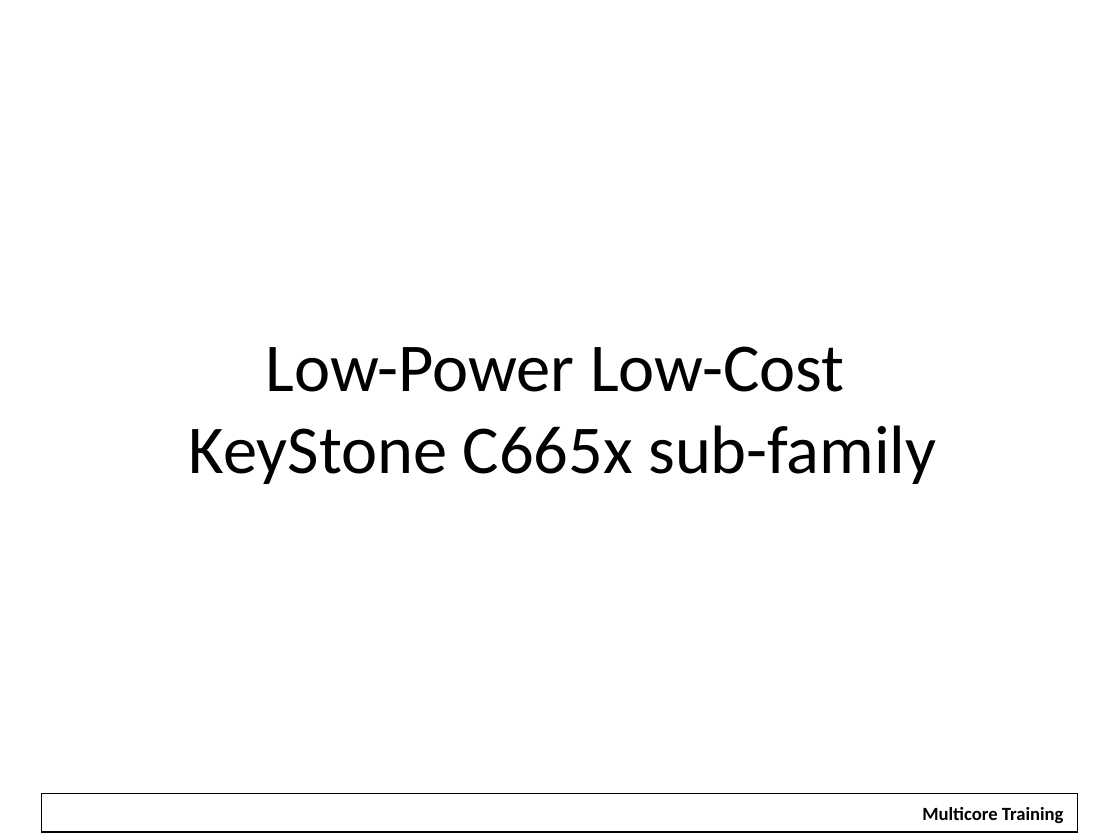
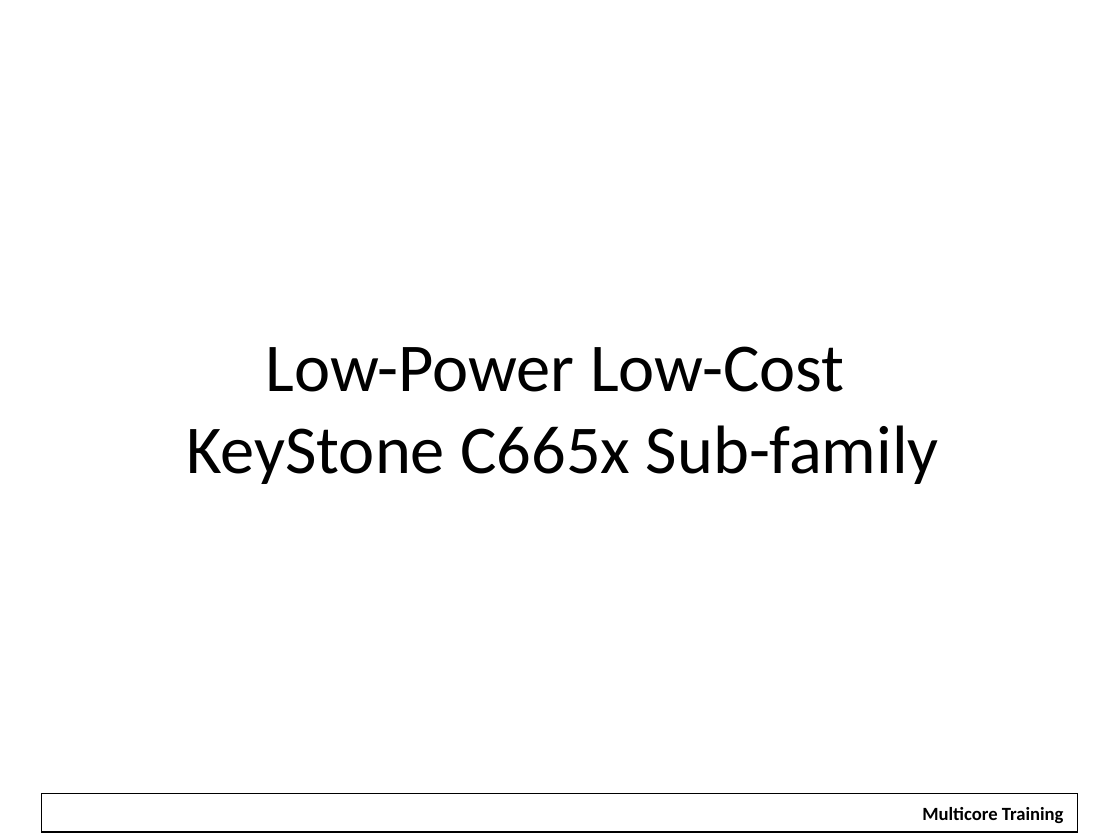
Before and after one commit to hari1989/keystone-workshop, a slide deck: slide 18 of slides/KeyStone Overview.pptx (slide 16 before the commit). Drawn at 1120x840 pixels with LibreOffice and Linux fonts; fonts in the diff are those of the drawing; background and template pictures are left out. Boxes give left, top, right and bottom in pixels: in the first picture for what was removed or moved away, otherwise in the second. Text is boxed around its words. In the diff, an @@ line names an element or a change of style, - is before the commit and + after.

```diff
--- a/slides/KeyStone Overview.pptx
+++ b/slides/KeyStone Overview.pptx
@@ title at box(186, 346, 939, 484): text changed @@
-Low-Power Low-Cost
-KeyStone C665x sub-family
+Low-Power Low-Cost
+KeyStone C665x Sub-family
```
Also in this commit, not shown: 28 other slides changed, 1 slide added, 29 slides removed.
